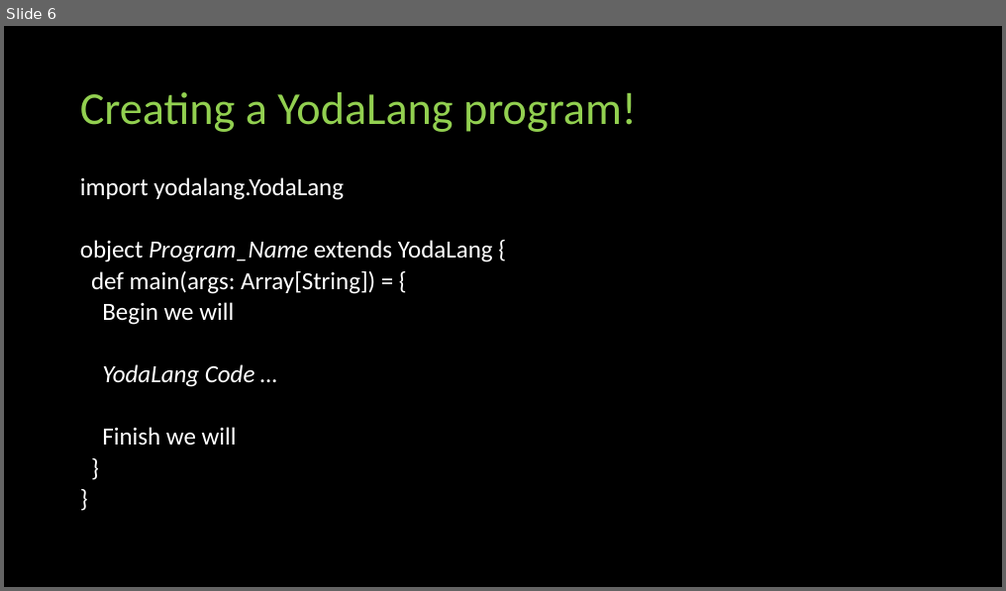
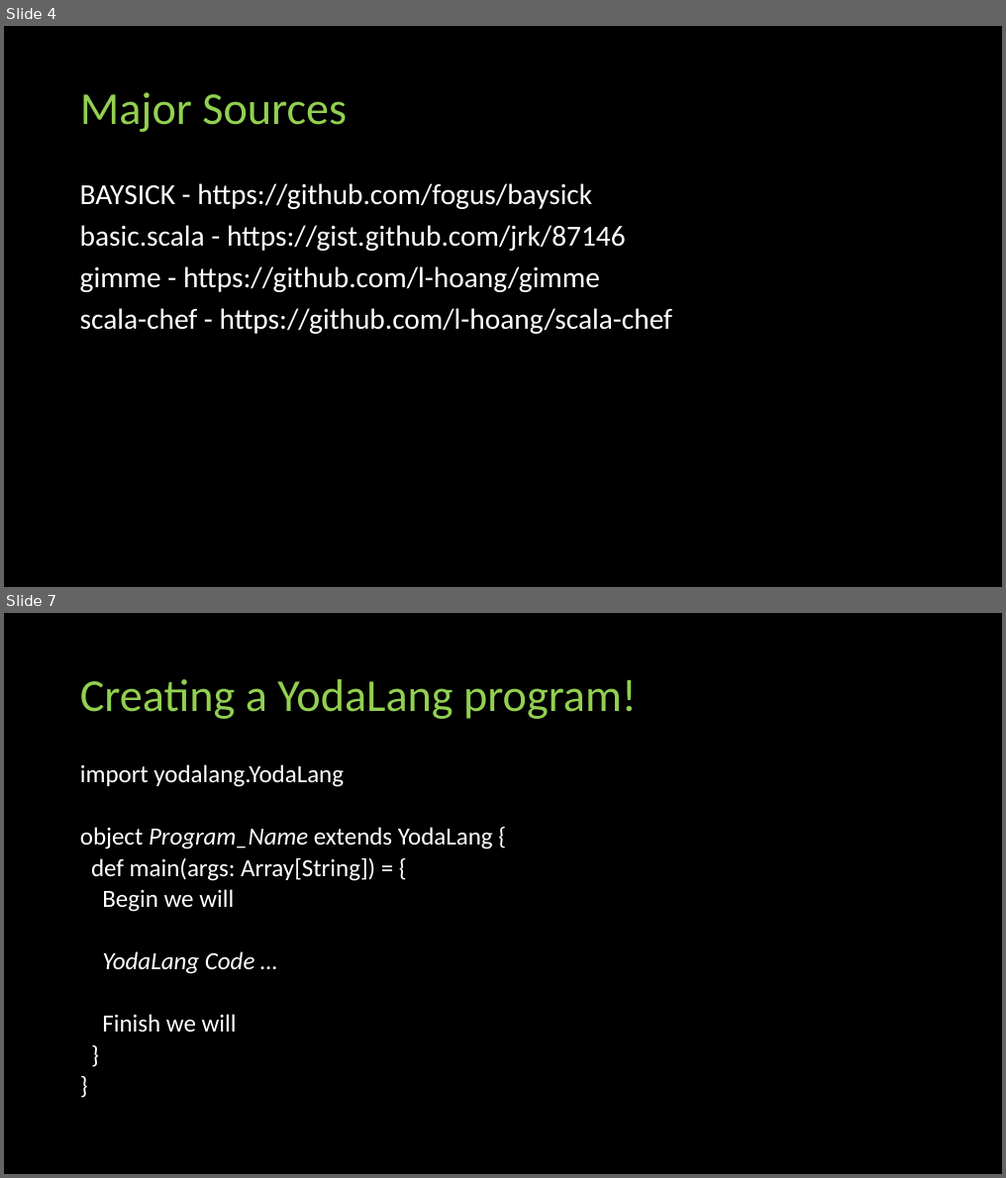
Before and after one commit to smehta1215/YodaLang, a slide deck: presentation/YodaLang_presentation.pptx. Shown one above the other, each under a label of ours: slide 6 before the commit, slides 4 and 7 after it; the slides between them are not shown. The pictures are 1006x591 and 1006x1178 pixels, drawn with LibreOffice and Linux fonts; fonts in the diff are those of the drawing. Boxes give left, top, right and bottom in pixels: in the first picture for what was removed or moved away, otherwise in the second. Text is boxed around its words. In the diff, an @@ line names an element or a change of style, - is before the commit and + after.

```diff
--- a/presentation/YodaLang_presentation.pptx
+++ b/presentation/YodaLang_presentation.pptx
@@ slide 4 added at [4,26,1002,587], background #000000 @@
@@ title added at [80,92,347,132], 44 pt, text #92D050 @@
+Major Sources
@@ text added at [80,183,672,334], 28 pt, text #FFFFFF @@
+BAYSICK - https://github.com/fogus/baysick
+basic.scala - https://gist.github.com/jrk/87146
+gimme - https://github.com/l-hoang/gimme
+scala-chef - https://github.com/l-hoang/scala-chef
@@ what was slide 6 is now slide 7 @@
```
Also in this commit, not shown: 3 slides changed, 4 other files.
